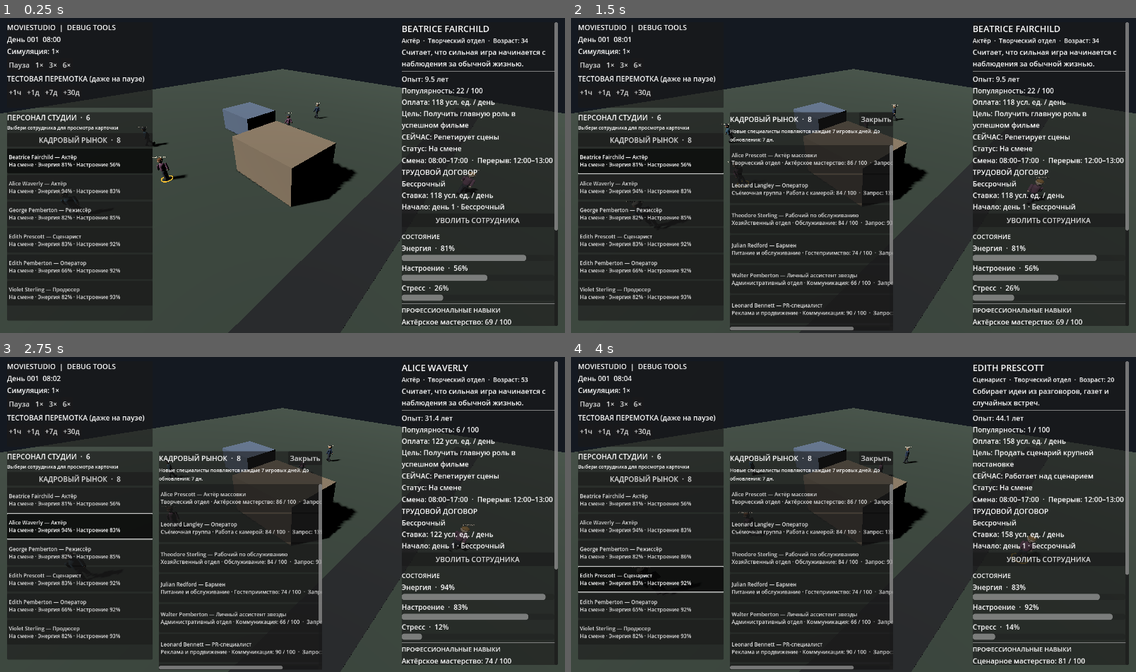
Above: before the commit, frames 1-4 (two rows, left to right).
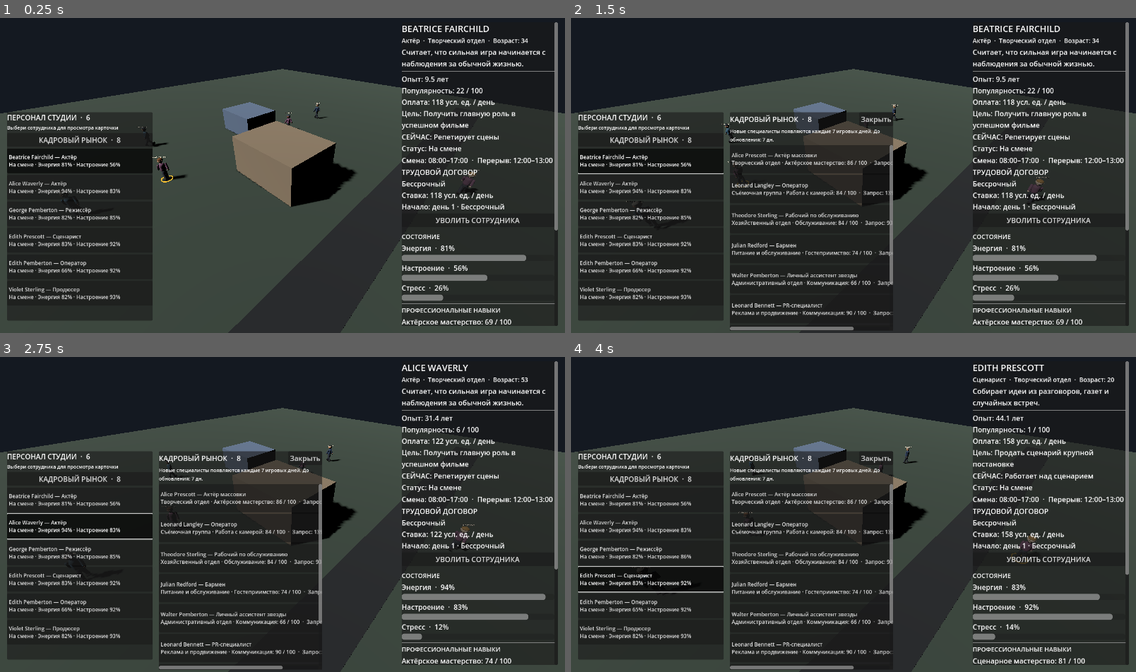
Above: after the commit, the same moments.

Repository: Teft3lb/MovieStudio
Game: Godot game, scene res://scenes/main.tscn
The game is run twice, just before and just after one commit, with the same random seed, the same clock (stepped at 60 frames per second) and the same inputs.
Inputs:
- Up to frame 1 (0.25 s): no input
- Up to frame 2 (1.5 s): click "КАДРОВЫЙ РЫНОК · 8" at 0.5 s; click "Beatrice Fairchild — Актёр На…" at 1.25 s
- Up to frame 3 (2.75 s): click "Alice Waverly — Актёр На смен…" at 2 s
- Up to frame 4 (4 s): click "George Pemberton — Режиссёр Н…" at 2.75 s; click "Edith Prescott — Сценарист На…" at 3.5 s

The runs differ from the first frame. In frame 1, 1.4% of the frame differs, in the area x 1-27%, y 2-29%; in frame 2, 1.4%; in frame 3, 1.4%; in frame 4, 1.4%.
Error after the commit: Cannot call method 'call' on a null value. (res://scripts/presentation/main.gd:15)

Commit message:
feat: initialize studio building systems from main scene

Diff:
--- a/scripts/presentation/main.gd
+++ b/scripts/presentation/main.gd
@@ -1,6 +1,8 @@
 extends Node3D
 
 @onready var game_clock: GameClock = $GameClock
+@onready var character_manager: Node = $CharacterManager
+@onready var studio_building_manager: Node = $StudioBuildingManager
 
 var _time_label: Label
 var _speed_label: Label
@@ -10,6 +12,7 @@
 func _ready() -> void:
 	game_clock.minute_advanced.connect(_on_minute_advanced)
 	game_clock.manual_advance_finished.connect(_on_manual_advance_finished)
+	studio_building_manager.call("setup", game_clock, character_manager)
 	_build_debug_hud()
 	_refresh_hud()
 
